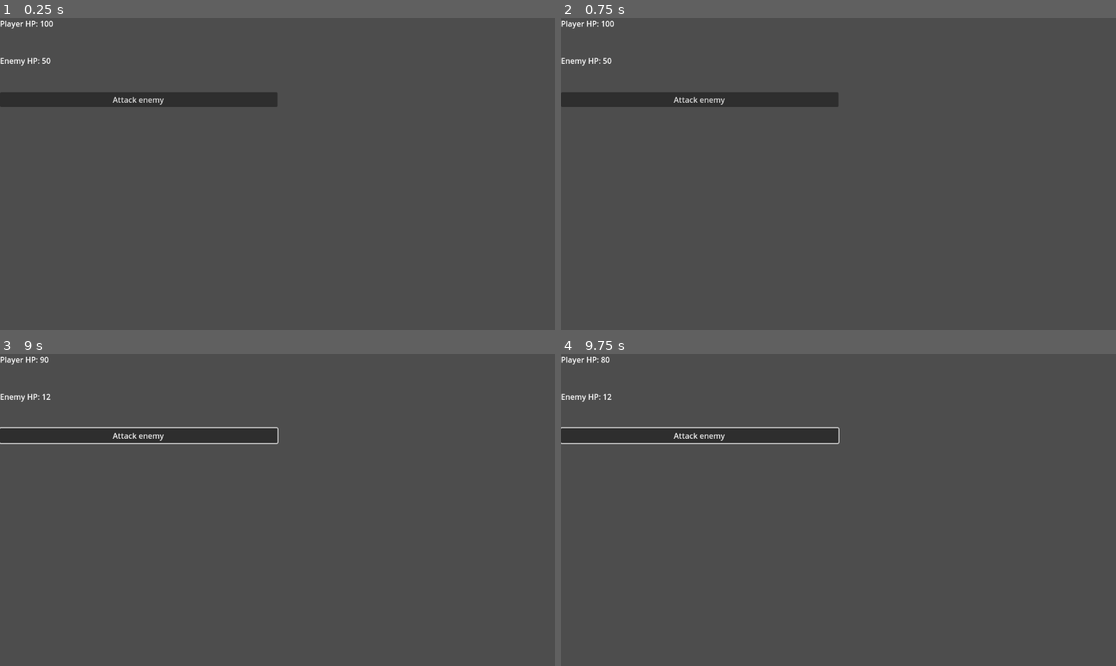
Above: before the commit, frames 1-4 (two rows, left to right).
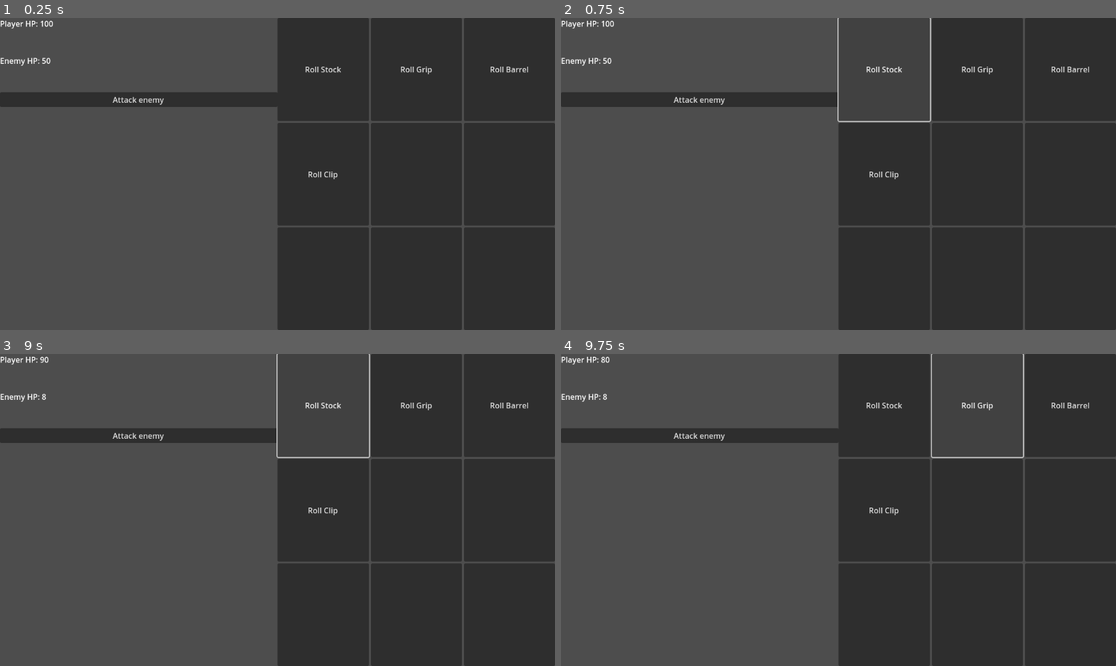
Above: after the commit, the same moments.

Repository: Levox98/make-a-gun
Game: Godot game, scene res://assets/scenes/BattleScene.tscn
Same seed, same stepped clock (60 frames per second), same inputs: the game is played once before the commit and once after it. The project has no main scene, so this scene is started directly.
Inputs (mouse positions are in pixels of both pictures, inside the frame that each line leads up to):
- Up to frame 1 (0.25 s): no input
- Up to frame 2 (0.75 s): click (882, 71) at 0.5 s, where only the run after the commit has a clickable "Roll Stock"
- Up to frame 3 (9 s): click (416, 407) at 1.25 s, where only the run after the commit has a clickable "Roll Grip"; click (510, 407) at 2 s, where only the run after the commit has a clickable "Roll Barrel"; click (321, 510) at 2.75 s, where only the run after the commit has a clickable "Roll Clip"; click (416, 510) at 3.52 s; click (510, 510) at 4.27 s; click (321, 616) at 5.02 s; click (416, 616) at 5.77 s; click (510, 616) at 6.52 s; click "Attack enemy" at 7.25 s; click "Attack enemy" at 8 s; click (321, 407) at 8.75 s, where only the run after the commit has a clickable "Roll Stock"
- Up to frame 4 (9.75 s): click (977, 407) at 9.5 s, where only the run after the commit has a clickable "Roll Grip"

The runs differ from the first frame. In frame 1, 48% of the frame differs, in the area x 50-100%, y 0-100%; in frame 2, 43%; in frame 3, 44%; in frame 4, 44%.

Commit message:
added some randomization

Diff:
--- a/assets/scenes/BattleScene.tscn
+++ b/assets/scenes/BattleScene.tscn
@@ -19,14 +19,16 @@
 
 [node name="Control" type="Control" parent="BattleUI"]
 layout_mode = 3
-anchor_right = 0.5
+anchors_preset = 15
+anchor_right = 1.0
 anchor_bottom = 1.0
+grow_horizontal = 2
 grow_vertical = 2
 
 [node name="VBoxContainer" type="VBoxContainer" parent="BattleUI/Control"]
 layout_mode = 1
-anchors_preset = 15
-anchor_right = 1.0
+anchors_preset = -1
+anchor_right = 0.5
 anchor_bottom = 1.0
 grow_horizontal = 2
 grow_vertical = 2
@@ -46,6 +48,73 @@
 layout_mode = 2
 text = "Attack enemy"
 
+[node name="WeaponRollContainer" type="VBoxContainer" parent="BattleUI/Control"]
+layout_mode = 1
+anchors_preset = -1
+anchor_left = 0.5
+anchor_right = 1.0
+anchor_bottom = 1.0
+grow_horizontal = 0
+grow_vertical = 2
+
+[node name="GridContainer" type="GridContainer" parent="BattleUI/Control/WeaponRollContainer"]
+layout_mode = 2
+size_flags_vertical = 3
+columns = 3
+
+[node name="StockButton" type="Button" parent="BattleUI/Control/WeaponRollContainer/GridContainer"]
+unique_name_in_owner = true
+layout_mode = 2
+size_flags_horizontal = 3
+size_flags_vertical = 3
+text = "Roll Stock"
+
+[node name="GripButton" type="Button" parent="BattleUI/Control/WeaponRollContainer/GridContainer"]
+unique_name_in_owner = true
+layout_mode = 2
+size_flags_horizontal = 3
+size_flags_vertical = 3
+text = "Roll Grip"
+
+[node name="BarrelButton" type="Button" parent="BattleUI/Control/WeaponRollContainer/GridContainer"]
+unique_name_in_owner = true
+layout_mode = 2
+size_flags_horizontal = 3
+size_flags_vertical = 3
+text = "Roll Barrel"
+
+[node name="ClipButton" type="Button" parent="BattleUI/Control/WeaponRollContainer/GridContainer"]
+unique_name_in_owner = true
+layout_mode = 2
+size_flags_horizontal = 3
+size_flags_vertical = 3
+text = "Roll Clip"
+
+[node name="Button5" type="Button" parent="BattleUI/Control/WeaponRollContainer/GridContainer"]
+layout_mode = 2
+size_flags_horizontal = 3
+size_flags_vertical = 3
+
+[node name="Button6" type="Button" parent="BattleUI/Control/WeaponRollContainer/GridContainer"]
+layout_mode = 2
+size_flags_horizontal = 3
+size_flags_vertical = 3
+
+[node name="Button7" type="Button" parent="BattleUI/Control/WeaponRollContainer/GridContainer"]
+layout_mode = 2
+size_flags_horizontal = 3
+size_flags_vertical = 3
+
+[node name="Button8" type="Button" parent="BattleUI/Control/WeaponRollContainer/GridContainer"]
+layout_mode = 2
+size_flags_horizontal = 3
+size_flags_vertical = 3
+
+[node name="Button9" type="Button" parent="BattleUI/Control/WeaponRollContainer/GridContainer"]
+layout_mode = 2
+size_flags_horizontal = 3
+size_flags_vertical = 3
+
 [node name="BattleManager" type="Node" parent="." node_paths=PackedStringArray("player", "enemy", "ui")]
 script = ExtResource("1_qnk7v")
 player = NodePath("../Player")
@@ -61,3 +130,7 @@
 
 [node name="Weapon" type="Node" parent="Player"]
 script = ExtResource("5_udmq1")
+
+[connection signal="button_up" from="BattleUI/Control/WeaponRollContainer/GridContainer/StockButton" to="BattleUI" method="_on_stock_button_button_up"]
+[connection signal="button_up" from="BattleUI/Control/WeaponRollContainer/GridContainer/GripButton" to="BattleUI" method="_on_grip_button_button_up"]
+[connection signal="button_up" from="BattleUI/Control/WeaponRollContainer/GridContainer/BarrelButton" to="BattleUI" method="_on_barrel_button_button_up"]
--- a/assets/scripts/battle_ui.gd
+++ b/assets/scripts/battle_ui.gd
@@ -30,3 +30,15 @@
 func _on_attack_pressed() -> void:
 	battle_manager.player_attack()
 	update_ui()
+
+
+func _on_barrel_button_button_up() -> void:
+	player.weapon.add_part("barrel", randi_range(1, 10))
+
+
+func _on_grip_button_button_up() -> void:
+	player.weapon.add_part("grip", randi_range(0, 2))
+
+
+func _on_stock_button_button_up() -> void:
+	player.weapon.add_part("stock", randi_range(2, 5))
--- a/assets/scripts/weapon.gd
+++ b/assets/scripts/weapon.gd
@@ -17,6 +17,8 @@
 func calculate_damage() -> int:
     var total_damage = base_damage
 
+    print(parts)
+
     for part in parts.values():
         total_damage += part
 
